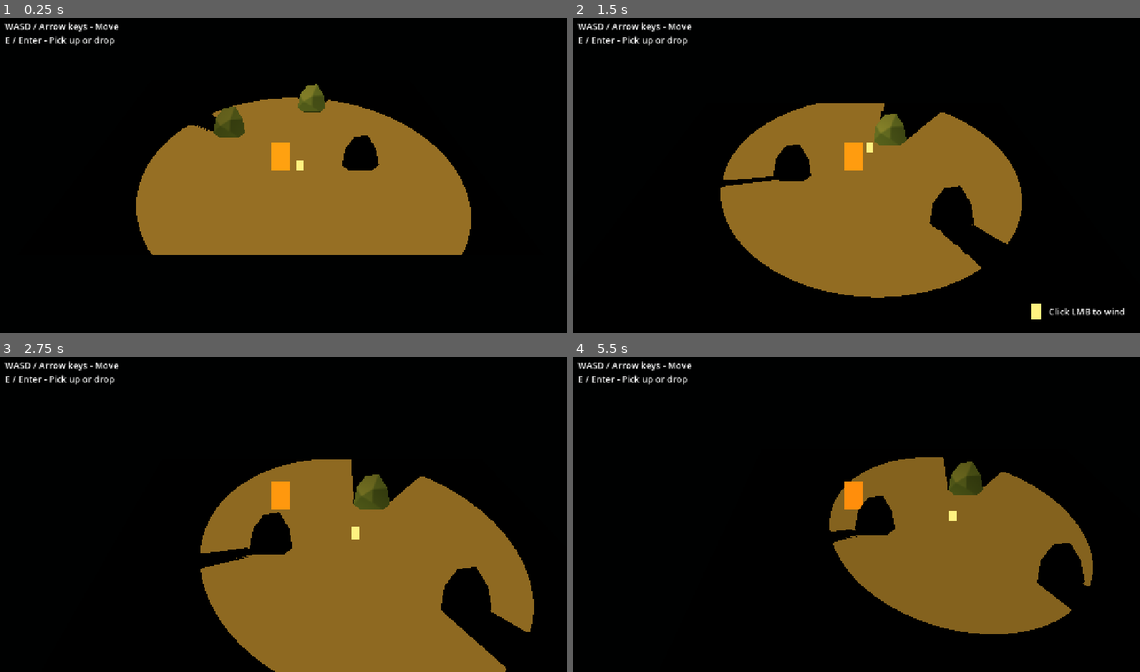
Above: before the commit, frames 1-4 (two rows, left to right).
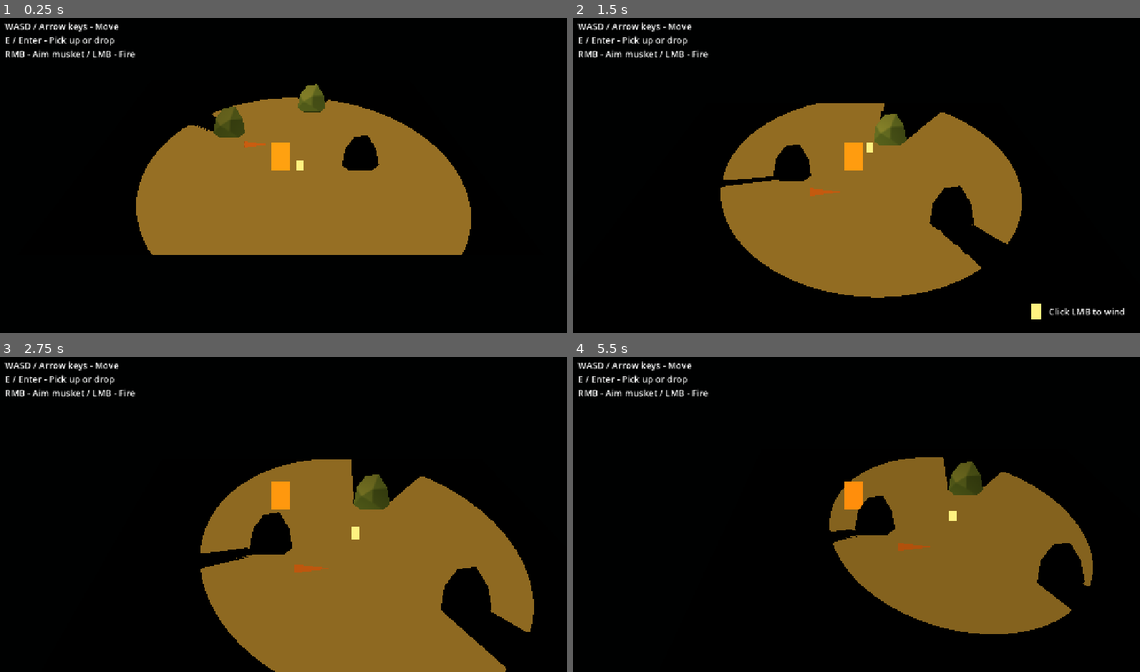
Above: after the commit, the same moments.

Repository: martindzejky/ld60
Game: Godot game, scene res://scenes/main.tscn
Two runs of this game, one before a commit and one after it. Both use one fixed random seed, a clock stepped at 60 frames per second and the inputs below.
Inputs (mouse positions are in pixels of both pictures, inside the frame that each line leads up to):
- Up to frame 1 (0.25 s): no input
- Up to frame 2 (1.5 s): move the mouse to (822, 235) at 0.52 s; hold E (interact) 0.53-1.28 s; hold W (move_up) from 0.53 s (still down); right-click (822, 235) at 0.8 s; move the mouse to (1026, 219) at 1.27 s; right-click (1026, 219) at 1.35 s
- Up to frame 3 (2.75 s): tap E (interact) at 1.55 s; move the mouse to (107, 464) at 2.02 s; release W (move_up) at 2.03 s; hold A (move_left) from 2.03 s (still down); hold Shift (dash) from 2.03 s (still down); right-click (107, 464) at 2.3 s
- Up to frame 4 (5.5 s): move the mouse to (884, 511) at 2.77 s; release Shift (dash) at 2.78 s; tap E (interact) at 2.85, 4.55 s; move the mouse to (765, 429) at 3.52 s; release A (move_left) at 3.53 s; press the mouse at (765, 429) at 3.53 s; hold S (move_down) 3.53-4.28 s; right-click (765, 429) at 3.8 s; move the mouse to (981, 495) at 4.27 s; release the mouse at (981, 495) at 4.28 s; hold D (move_right) 4.28-5.03 s; right-click (981, 495) at 4.35 s; move the mouse to (737, 527) at 5.02 s; hold W (move_up) from 5.03 s (still down); hold E (interact) from 5.03 s (still down); right-click (737, 527) at 5.3 s

The runs differ from the first frame. In frame 1, 0.3% of the frame differs, in the area x 1-47%, y 10-42%; in frame 2, 0.3%; in frame 3, 0.4%, in the area x 1-58%, y 10-69%; in frame 4, 0.4%.

Commit message:
Musket pickup and aiming

Diff:
--- /dev/null
+++ b/objects/musket.tscn
@@ -0,0 +1,26 @@
+[gd_scene format=3]
+
+[ext_resource type="Script" path="res://scripts/musket.gd" id="1"]
+[ext_resource type="Script" path="res://scripts/camera_facing.gd" id="2"]
+[ext_resource type="Texture2D" path="res://sprites/musket.svg" id="3"]
+[ext_resource type="Shader" path="res://shaders/sprite_lighting.gdshader" id="4"]
+
+[sub_resource type="ShaderMaterial" id="material"]
+shader = ExtResource("4")
+shader_parameter/sprite_texture = ExtResource("3")
+shader_parameter/omnidirectional = true
+
+[node name="musket" type="Node3D" node_paths=PackedStringArray("sprite")]
+script = ExtResource("1")
+sprite = NodePath("visuals/sprite")
+
+[node name="visuals" type="Node3D" parent="."]
+script = ExtResource("2")
+
+[node name="sprite" type="Sprite3D" parent="visuals"]
+cast_shadow = 0
+material_override = SubResource("material")
+pixel_size = 0.015
+offset = Vector2(48, 12)
+alpha_cut = 1
+texture = ExtResource("3")
--- a/objects/player.tscn
+++ b/objects/player.tscn
@@ -48,3 +48,9 @@
 
 [node name="drop_slot" type="Marker3D" parent="." unique_id=207987825]
 transform = Transform3D(1, 0, 0, 0, 1, 0, 0, 0, 1, 0.813, 0, 0.15)
+
+[node name="musket_back_slot" type="Marker3D" parent="visuals"]
+position = Vector3(-0.35, 0.35, -0.1)
+
+[node name="musket_aim_slot" type="Marker3D" parent="visuals"]
+position = Vector3(0.25, 0.7, 0.1)
--- a/project.godot
+++ b/project.godot
@@ -64,6 +64,16 @@
 "events": [Object(InputEventMouseButton,"button_index":1)]
 }
 
+aim_musket={
+"deadzone": 0.2,
+"events": [Object(InputEventMouseButton,"button_index":2)]
+}
+
+fire_musket={
+"deadzone": 0.2,
+"events": [Object(InputEventMouseButton,"button_index":1)]
+}
+
 [rendering]
 
 renderer/rendering_method="gl_compatibility"
--- a/scenes/main.tscn
+++ b/scenes/main.tscn
@@ -4,6 +4,7 @@
 [ext_resource type="PackedScene" uid="uid://cy7uujhk8pe7" path="res://objects/rock.tscn" id="2"]
 [ext_resource type="PackedScene" path="res://objects/lantern.tscn" id="3"]
 [ext_resource type="Shader" path="res://shaders/ground_lighting.gdshader" id="4"]
+[ext_resource type="PackedScene" path="res://objects/musket.tscn" id="5"]
 
 [sub_resource type="Environment" id="environment"]
 background_mode = 1
@@ -63,6 +64,13 @@
 drop_slot = NodePath("../player/drop_slot")
 carried_ui = NodePath("../hud/lantern")
 
+[node name="musket" parent="." node_paths=PackedStringArray("carrier", "lantern", "back_slot", "aim_slot") instance=ExtResource("5")]
+position = Vector3(-2, 0, 1)
+carrier = NodePath("../player")
+lantern = NodePath("../lantern")
+back_slot = NodePath("../player/visuals/musket_back_slot")
+aim_slot = NodePath("../player/visuals/musket_aim_slot")
+
 [node name="hud" type="CanvasLayer" parent="." unique_id=997754346]
 
 [node name="controls" type="Label" parent="hud" unique_id=4274535]
@@ -70,7 +78,8 @@
 offset_top = 20.0
 theme_override_font_sizes/font_size = 20
 text = "WASD / Arrow keys - Move
-E / Enter - Pick up or drop"
+E / Enter - Pick up or drop
+RMB - Aim musket / LMB - Fire"
 
 [node name="lantern" type="HBoxContainer" parent="hud" unique_id=1705136529]
 visible = false
--- /dev/null
+++ b/scripts/musket.gd
@@ -0,0 +1,50 @@
+class_name Musket
+extends Node3D
+
+@export var carrier: Player
+@export var lantern: Lantern
+@export var back_slot: Marker3D
+@export var aim_slot: Marker3D
+@export var sprite: Sprite3D
+@export var pickup_radius: float = 1.5
+
+var is_owned: bool = false
+var is_aiming: bool = false
+
+
+func _process(_delta: float) -> void:
+  if not is_owned:
+    return
+
+  is_aiming = _can_aim()
+  var slot := aim_slot if is_aiming else back_slot
+  if get_parent() != slot:
+    reparent(slot, false)
+    position = Vector3.ZERO
+
+  if is_aiming:
+    var camera := get_viewport().get_camera_3d()
+    var origin := camera.unproject_position(global_position)
+    sprite.rotation.z = -(get_viewport().get_mouse_position() - origin).angle()
+  else:
+    sprite.rotation.z = 1.0
+
+
+func _can_aim() -> bool:
+  return is_owned and not lantern.is_carried and Input.is_action_pressed('aim_musket')
+
+
+func _unhandled_input(event: InputEvent) -> void:
+  if event.is_echo():
+    return
+
+  if not is_owned and event.is_action_pressed('interact'):
+    if global_position.distance_squared_to(carrier.global_position) > pickup_radius * pickup_radius:
+      return
+    is_owned = true
+    reparent(back_slot, false)
+    position = Vector3.ZERO
+    get_viewport().set_input_as_handled()
+  elif event.is_action_pressed('fire_musket') and _can_aim():
+    print('Musket fired')
+    get_viewport().set_input_as_handled()
--- /dev/null
+++ b/sprites/musket.svg
@@ -0,0 +1,3 @@
+<svg xmlns="http://www.w3.org/2000/svg" width="96" height="24" viewBox="0 0 96 24">
+  <path fill="#9b6038" d="M0 0 96 12 0 24Z"/>
+</svg>
Not shown, added: scripts/musket.gd.uid
Not shown, added: sprites/musket.svg.import
